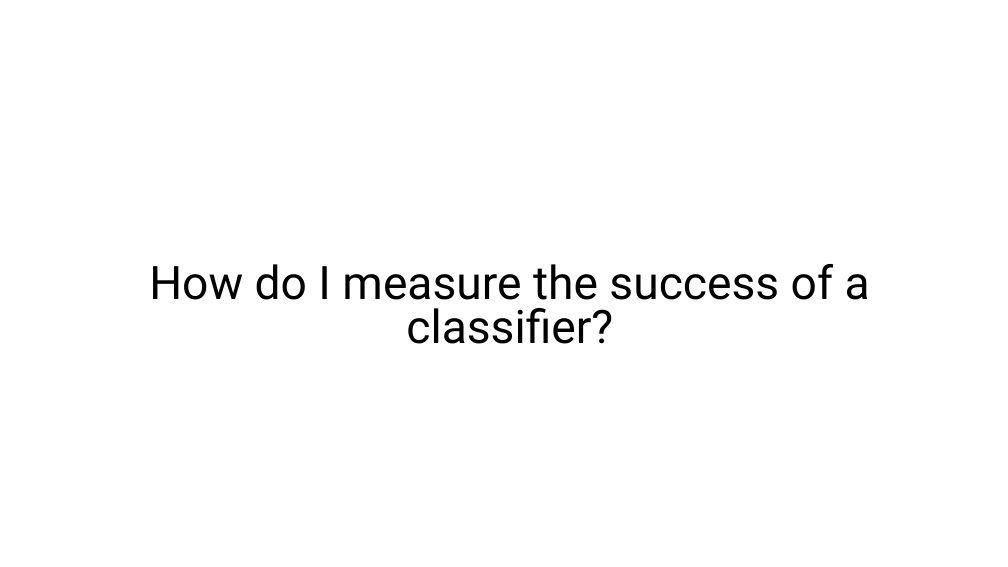
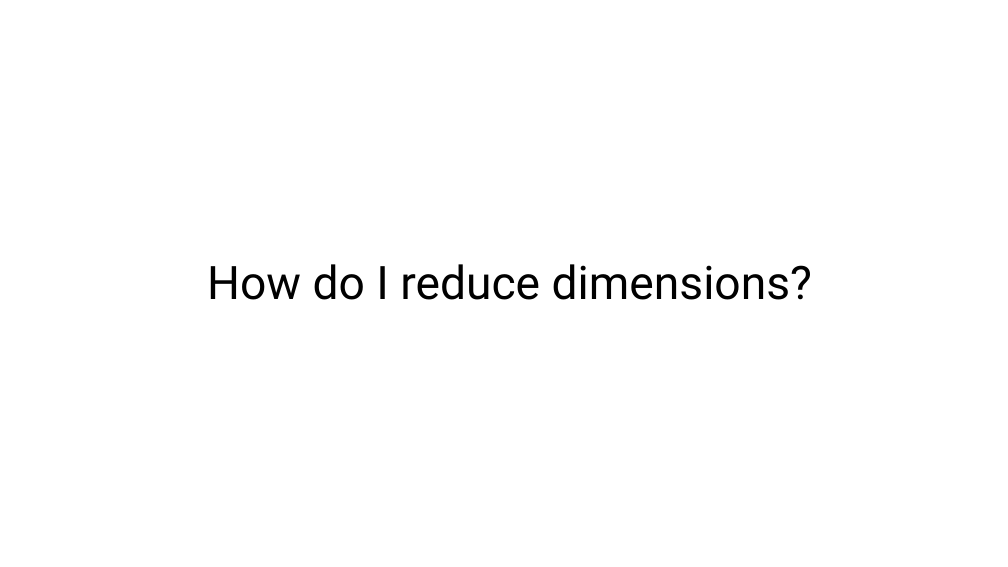
Before and after one commit to ccgcyber/Predictive-Analytics-with-Spark-in-HDInsight, a slide deck: slide 27 of PPT/Module 2.pptx (slide 18 before the commit). Drawn at 1008x567 pixels with LibreOffice and Linux fonts; fonts in the diff are those of the drawing. Boxes give left, top, right and bottom in pixels: in the first picture for what was removed or moved away, otherwise in the second. Text is boxed around its words. In the diff, an @@ line names an element or a change of style, - is before the commit and + after.

```diff
--- a/PPT/Module 2.pptx
+++ b/PPT/Module 2.pptx
@@ title at bbox=[207, 264, 812, 300]: text changed @@
-How do I measure the success of a classifier?
+How do I reduce dimensions?
```
Also in this commit, not shown: 8 other slides changed, 25 slides added, 71 slides removed, 6 other files.
